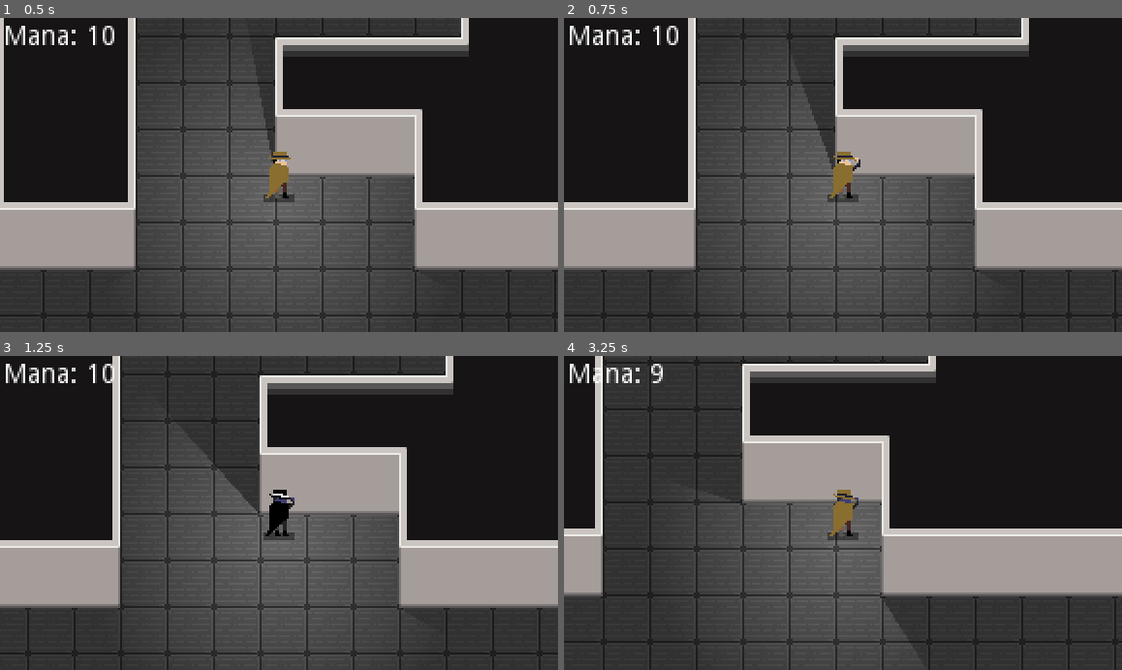
Above: before the commit, frames 1-4 (two rows, left to right).
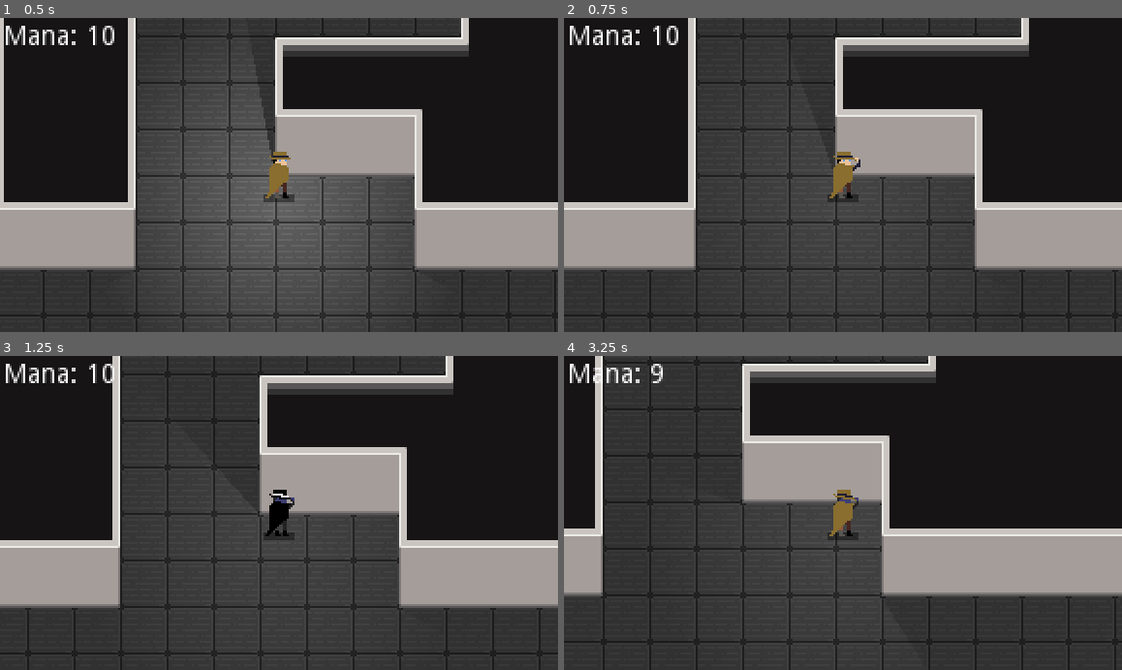
Above: after the commit, the same moments.

Repository: Cabidge/SGD1
Game: Godot game, scene res://assets/Main.tscn
Same seed, same stepped clock (60 frames per second), same inputs: the game is played once before the commit and once after it. The engine's default icon, where the game draws it, is replaced by a stand-in: a white triangle on a blue panel in a dark square.
Inputs (mouse positions are in pixels of both pictures, inside the frame that each line leads up to):
- Up to frame 1 (0.5 s): no input
- Up to frame 2 (0.75 s): tap Enter at 0.5 s; move the mouse to (965, 159) at 0.52 s; hold D (move_right) from 0.53 s (still down); hold Right mouse button (stealth) from 0.53 s (still down)
- Up to frame 3 (1.25 s): keep holding D (move_right); keep holding Right mouse button (stealth)
- Up to frame 4 (3.25 s): move the mouse to (731, 528) at 1.27 s; release D (move_right) at 1.28 s; release Right mouse button (stealth) at 1.28 s; hold S (move_down) 1.28-2.03 s; click (731, 528) at 1.35 s; right-click (731, 528) at 1.55 s; move the mouse to (898, 443) at 2.02 s; hold D (move_right) 2.03-2.78 s; hold Right mouse button (stealth) 2.03-2.78 s; move the mouse to (815, 575) at 2.77 s; hold W (move_up) from 2.78 s (still down); right-click (815, 575) at 2.85 s

Frame 1 is identical in both runs. In frame 2, 2.6% of the frame differs, in the area x 39-61%, y 40-76%; in frame 3, 3.4%, in the area x 38-62%, y 42-79%; in frame 4, 3.3%.

Commit message:
Changed UI root.

Diff:
--- a/assets/Main.tscn
+++ b/assets/Main.tscn
@@ -21,103 +21,103 @@
 0/shapes = [  ]
 0/z_index = 0
 
-[sub_resource type="OccluderPolygon2D" id=34]
-polygon = PoolVector2Array( 0, 24, 24, 24, 24, 48, 0, 48 )
-
-[sub_resource type="OccluderPolygon2D" id=35]
-polygon = PoolVector2Array( 0, 24, 24, 24, 24, 48, 0, 48 )
-
-[sub_resource type="OccluderPolygon2D" id=36]
-polygon = PoolVector2Array( 0, 24, 24, 24, 24, 48, 0, 48 )
-
-[sub_resource type="OccluderPolygon2D" id=37]
-polygon = PoolVector2Array( 0, 24, 24, 24, 24, 48, 0, 48 )
-
-[sub_resource type="OccluderPolygon2D" id=38]
-polygon = PoolVector2Array( 3.8147e-06, 24, 24, 24, 24, 48, 3.8147e-06, 48 )
-
-[sub_resource type="OccluderPolygon2D" id=39]
-polygon = PoolVector2Array( 3.8147e-06, 24, 24, 24, 24, 48, 3.8147e-06, 48 )
-
-[sub_resource type="OccluderPolygon2D" id=40]
-polygon = PoolVector2Array( 3.8147e-06, 24, 24, 24, 24, 48, 3.8147e-06, 48 )
-
-[sub_resource type="OccluderPolygon2D" id=41]
-polygon = PoolVector2Array( 3.8147e-06, 24, 24, 24, 24, 48, 3.8147e-06, 48 )
-
-[sub_resource type="OccluderPolygon2D" id=42]
-polygon = PoolVector2Array( 7.62939e-06, 24, 24, 24, 24, 48, 7.62939e-06, 48 )
-
-[sub_resource type="OccluderPolygon2D" id=43]
-polygon = PoolVector2Array( 7.62939e-06, 24, 24, 24, 24, 48, 7.62939e-06, 48 )
-
-[sub_resource type="OccluderPolygon2D" id=44]
-polygon = PoolVector2Array( 7.62939e-06, 24, 24, 24, 24, 48, 7.62939e-06, 48 )
-
-[sub_resource type="OccluderPolygon2D" id=45]
-polygon = PoolVector2Array( 7.62939e-06, 24, 24, 24, 24, 48, 7.62939e-06, 48 )
-
-[sub_resource type="OccluderPolygon2D" id=46]
-polygon = PoolVector2Array( 1.52588e-05, 24, 24, 24, 24, 48, 1.52588e-05, 48 )
-
-[sub_resource type="OccluderPolygon2D" id=47]
-polygon = PoolVector2Array( 1.52588e-05, 24, 24, 24, 24, 48, 1.52588e-05, 48 )
-
-[sub_resource type="OccluderPolygon2D" id=48]
-polygon = PoolVector2Array( 1.52588e-05, 24, 24, 24, 24, 48, 1.52588e-05, 48 )
-
-[sub_resource type="OccluderPolygon2D" id=49]
-polygon = PoolVector2Array( 1.52588e-05, 24, 24, 24, 24, 48, 1.52588e-05, 48 )
-
-[sub_resource type="ConvexPolygonShape2D" id=17]
-points = PoolVector2Array( 0, 24, 24, 24, 24, 48, 0, 48 )
+[sub_resource type="OccluderPolygon2D" id=2]
+polygon = PoolVector2Array( 0, 24, 24, 24, 24, 48, 0, 48 )
+
+[sub_resource type="OccluderPolygon2D" id=3]
+polygon = PoolVector2Array( 0, 24, 24, 24, 24, 48, 0, 48 )
+
+[sub_resource type="OccluderPolygon2D" id=4]
+polygon = PoolVector2Array( 0, 24, 24, 24, 24, 48, 0, 48 )
+
+[sub_resource type="OccluderPolygon2D" id=5]
+polygon = PoolVector2Array( 0, 24, 24, 24, 24, 48, 0, 48 )
+
+[sub_resource type="OccluderPolygon2D" id=6]
+polygon = PoolVector2Array( 3.8147e-06, 24, 24, 24, 24, 48, 3.8147e-06, 48 )
+
+[sub_resource type="OccluderPolygon2D" id=7]
+polygon = PoolVector2Array( 3.8147e-06, 24, 24, 24, 24, 48, 3.8147e-06, 48 )
+
+[sub_resource type="OccluderPolygon2D" id=8]
+polygon = PoolVector2Array( 3.8147e-06, 24, 24, 24, 24, 48, 3.8147e-06, 48 )
+
+[sub_resource type="OccluderPolygon2D" id=9]
+polygon = PoolVector2Array( 3.8147e-06, 24, 24, 24, 24, 48, 3.8147e-06, 48 )
+
+[sub_resource type="OccluderPolygon2D" id=10]
+polygon = PoolVector2Array( 7.62939e-06, 24, 24, 24, 24, 48, 7.62939e-06, 48 )
+
+[sub_resource type="OccluderPolygon2D" id=11]
+polygon = PoolVector2Array( 7.62939e-06, 24, 24, 24, 24, 48, 7.62939e-06, 48 )
+
+[sub_resource type="OccluderPolygon2D" id=12]
+polygon = PoolVector2Array( 7.62939e-06, 24, 24, 24, 24, 48, 7.62939e-06, 48 )
+
+[sub_resource type="OccluderPolygon2D" id=13]
+polygon = PoolVector2Array( 7.62939e-06, 24, 24, 24, 24, 48, 7.62939e-06, 48 )
+
+[sub_resource type="OccluderPolygon2D" id=14]
+polygon = PoolVector2Array( 1.52588e-05, 24, 24, 24, 24, 48, 1.52588e-05, 48 )
+
+[sub_resource type="OccluderPolygon2D" id=15]
+polygon = PoolVector2Array( 1.52588e-05, 24, 24, 24, 24, 48, 1.52588e-05, 48 )
+
+[sub_resource type="OccluderPolygon2D" id=16]
+polygon = PoolVector2Array( 1.52588e-05, 24, 24, 24, 24, 48, 1.52588e-05, 48 )
+
+[sub_resource type="OccluderPolygon2D" id=17]
+polygon = PoolVector2Array( 1.52588e-05, 24, 24, 24, 24, 48, 1.52588e-05, 48 )
 
 [sub_resource type="ConvexPolygonShape2D" id=18]
-points = PoolVector2Array( 3.8147e-06, 24, 24, 24, 24, 48, 3.8147e-06, 48 )
+points = PoolVector2Array( 0, 24, 24, 24, 24, 48, 0, 48 )
 
 [sub_resource type="ConvexPolygonShape2D" id=19]
-points = PoolVector2Array( 7.62939e-06, 24, 24, 24, 24, 48, 7.62939e-06, 48 )
+points = PoolVector2Array( 3.8147e-06, 24, 24, 24, 24, 48, 3.8147e-06, 48 )
 
 [sub_resource type="ConvexPolygonShape2D" id=20]
-points = PoolVector2Array( 1.52588e-05, 24, 24, 24, 24, 48, 1.52588e-05, 48 )
+points = PoolVector2Array( 7.62939e-06, 24, 24, 24, 24, 48, 7.62939e-06, 48 )
 
 [sub_resource type="ConvexPolygonShape2D" id=21]
 points = PoolVector2Array( 1.52588e-05, 24, 24, 24, 24, 48, 1.52588e-05, 48 )
 
 [sub_resource type="ConvexPolygonShape2D" id=22]
-points = PoolVector2Array( 7.62939e-06, 24, 24, 24, 24, 48, 7.62939e-06, 48 )
+points = PoolVector2Array( 1.52588e-05, 24, 24, 24, 24, 48, 1.52588e-05, 48 )
 
 [sub_resource type="ConvexPolygonShape2D" id=23]
-points = PoolVector2Array( 3.8147e-06, 24, 24, 24, 24, 48, 3.8147e-06, 48 )
+points = PoolVector2Array( 7.62939e-06, 24, 24, 24, 24, 48, 7.62939e-06, 48 )
 
 [sub_resource type="ConvexPolygonShape2D" id=24]
-points = PoolVector2Array( 0, 24, 24, 24, 24, 48, 0, 48 )
+points = PoolVector2Array( 3.8147e-06, 24, 24, 24, 24, 48, 3.8147e-06, 48 )
 
 [sub_resource type="ConvexPolygonShape2D" id=25]
 points = PoolVector2Array( 0, 24, 24, 24, 24, 48, 0, 48 )
 
 [sub_resource type="ConvexPolygonShape2D" id=26]
-points = PoolVector2Array( 3.8147e-06, 24, 24, 24, 24, 48, 3.8147e-06, 48 )
+points = PoolVector2Array( 0, 24, 24, 24, 24, 48, 0, 48 )
 
 [sub_resource type="ConvexPolygonShape2D" id=27]
-points = PoolVector2Array( 7.62939e-06, 24, 24, 24, 24, 48, 7.62939e-06, 48 )
+points = PoolVector2Array( 3.8147e-06, 24, 24, 24, 24, 48, 3.8147e-06, 48 )
 
 [sub_resource type="ConvexPolygonShape2D" id=28]
-points = PoolVector2Array( 1.52588e-05, 24, 24, 24, 24, 48, 1.52588e-05, 48 )
+points = PoolVector2Array( 7.62939e-06, 24, 24, 24, 24, 48, 7.62939e-06, 48 )
 
 [sub_resource type="ConvexPolygonShape2D" id=29]
 points = PoolVector2Array( 1.52588e-05, 24, 24, 24, 24, 48, 1.52588e-05, 48 )
 
 [sub_resource type="ConvexPolygonShape2D" id=30]
-points = PoolVector2Array( 7.62939e-06, 24, 24, 24, 24, 48, 7.62939e-06, 48 )
+points = PoolVector2Array( 1.52588e-05, 24, 24, 24, 24, 48, 1.52588e-05, 48 )
 
 [sub_resource type="ConvexPolygonShape2D" id=31]
-points = PoolVector2Array( 3.8147e-06, 24, 24, 24, 24, 48, 3.8147e-06, 48 )
+points = PoolVector2Array( 7.62939e-06, 24, 24, 24, 24, 48, 7.62939e-06, 48 )
 
 [sub_resource type="ConvexPolygonShape2D" id=32]
-points = PoolVector2Array( 0, 24, 24, 24, 24, 48, 0, 48 )
-
-[sub_resource type="TileSet" id=16]
+points = PoolVector2Array( 3.8147e-06, 24, 24, 24, 24, 48, 3.8147e-06, 48 )
+
+[sub_resource type="ConvexPolygonShape2D" id=33]
+points = PoolVector2Array( 0, 24, 24, 24, 24, 48, 0, 48 )
+
+[sub_resource type="TileSet" id=34]
 0/name = "Walls.png 0"
 0/texture = ExtResource( 2 )
 0/tex_offset = Vector2( 0, -24 )
@@ -262,17 +262,17 @@
 [node name="Player" parent="YSort" instance=ExtResource( 1 )]
 position = Vector2( 506, 275 )
 
-[node name="UI" type="CanvasLayer" parent="."]
-script = ExtResource( 3 )
-
-[node name="Control" type="Control" parent="UI"]
+[node name="CanvasLayer" type="CanvasLayer" parent="."]
+
+[node name="UI" type="Control" parent="CanvasLayer"]
 margin_right = 40.0
 margin_bottom = 40.0
+script = ExtResource( 3 )
 __meta__ = {
 "_edit_use_anchors_": false
 }
 
-[node name="Mana" type="Label" parent="UI/Control"]
+[node name="Mana" type="Label" parent="CanvasLayer/UI"]
 margin_left = 1.83541
 margin_top = 3.00339
 margin_right = 41.8354
--- a/assets/player/Player.gd
+++ b/assets/player/Player.gd
@@ -2,6 +2,8 @@
 
 const MAX_SPEED = Global.TILE * 5 # tiles per second
 const SLOW_SPEED = MAX_SPEED * 0.1
+
+const STEALTH_BRIGHTNESS = 0.6
 
 var velocity : Vector2 = Vector2.ZERO
 
@@ -10,8 +12,13 @@
 var flipped = false setget set_flipped
 var animation : String setget set_animation
 
+var light_brightness = 1.0
+
 onready var sprite = $Sprite
 onready var pivot = $Pivot
+
+func _physics_process(delta):
+	$Light2D.energy = lerp($Light2D.energy, light_brightness, 0.2)
 
 func lerp_vel(dir : Vector2, speed = MAX_SPEED):
 	velocity = velocity.linear_interpolate(dir * speed, 0.3)
@@ -44,6 +51,11 @@
 	stealth = !stealth
 	sprite.play("transition",!stealth)
 
+	if stealth:
+		light_brightness = STEALTH_BRIGHTNESS
+	else:
+		light_brightness = 1.0
+
 func parry():
 	set_flipped(get_global_mouse_position().x < position.x)
 	set_animation("parry")
--- a/assets/player/Player.tscn
+++ b/assets/player/Player.tscn
@@ -111,68 +111,68 @@
 region = Rect2( 24, 48, 24, 24 )
 
 [sub_resource type="AtlasTexture" id=25]
+atlas = ExtResource( 6 )
+region = Rect2( 0, 0, 24, 24 )
+
+[sub_resource type="AtlasTexture" id=26]
+atlas = ExtResource( 6 )
+region = Rect2( 24, 0, 24, 24 )
+
+[sub_resource type="AtlasTexture" id=27]
+atlas = ExtResource( 6 )
+region = Rect2( 48, 0, 24, 24 )
+
+[sub_resource type="AtlasTexture" id=28]
+atlas = ExtResource( 6 )
+region = Rect2( 0, 24, 24, 24 )
+
+[sub_resource type="AtlasTexture" id=29]
+atlas = ExtResource( 6 )
+region = Rect2( 24, 24, 24, 24 )
+
+[sub_resource type="AtlasTexture" id=30]
+atlas = ExtResource( 7 )
+region = Rect2( 0, 0, 24, 24 )
+
+[sub_resource type="AtlasTexture" id=31]
+atlas = ExtResource( 7 )
+region = Rect2( 24, 0, 24, 24 )
+
+[sub_resource type="AtlasTexture" id=32]
+atlas = ExtResource( 7 )
+region = Rect2( 48, 0, 24, 24 )
+
+[sub_resource type="AtlasTexture" id=33]
+atlas = ExtResource( 7 )
+region = Rect2( 72, 0, 24, 24 )
+
+[sub_resource type="AtlasTexture" id=34]
+atlas = ExtResource( 7 )
+region = Rect2( 0, 24, 24, 24 )
+
+[sub_resource type="AtlasTexture" id=35]
+atlas = ExtResource( 7 )
+region = Rect2( 24, 24, 24, 24 )
+
+[sub_resource type="AtlasTexture" id=36]
+atlas = ExtResource( 7 )
+region = Rect2( 48, 24, 24, 24 )
+
+[sub_resource type="AtlasTexture" id=37]
+atlas = ExtResource( 7 )
+region = Rect2( 72, 24, 24, 24 )
+
+[sub_resource type="AtlasTexture" id=38]
+atlas = ExtResource( 7 )
+region = Rect2( 0, 48, 24, 24 )
+
+[sub_resource type="AtlasTexture" id=39]
+atlas = ExtResource( 7 )
+region = Rect2( 24, 48, 24, 24 )
+
+[sub_resource type="AtlasTexture" id=40]
 atlas = ExtResource( 10 )
 region = Rect2( 0, 0, 24, 24 )
-
-[sub_resource type="AtlasTexture" id=26]
-atlas = ExtResource( 7 )
-region = Rect2( 0, 0, 24, 24 )
-
-[sub_resource type="AtlasTexture" id=27]
-atlas = ExtResource( 7 )
-region = Rect2( 24, 0, 24, 24 )
-
-[sub_resource type="AtlasTexture" id=28]
-atlas = ExtResource( 7 )
-region = Rect2( 48, 0, 24, 24 )
-
-[sub_resource type="AtlasTexture" id=29]
-atlas = ExtResource( 7 )
-region = Rect2( 72, 0, 24, 24 )
-
-[sub_resource type="AtlasTexture" id=30]
-atlas = ExtResource( 7 )
-region = Rect2( 0, 24, 24, 24 )
-
-[sub_resource type="AtlasTexture" id=31]
-atlas = ExtResource( 7 )
-region = Rect2( 24, 24, 24, 24 )
-
-[sub_resource type="AtlasTexture" id=32]
-atlas = ExtResource( 7 )
-region = Rect2( 48, 24, 24, 24 )
-
-[sub_resource type="AtlasTexture" id=33]
-atlas = ExtResource( 7 )
-region = Rect2( 72, 24, 24, 24 )
-
-[sub_resource type="AtlasTexture" id=34]
-atlas = ExtResource( 7 )
-region = Rect2( 0, 48, 24, 24 )
-
-[sub_resource type="AtlasTexture" id=35]
-atlas = ExtResource( 7 )
-region = Rect2( 24, 48, 24, 24 )
-
-[sub_resource type="AtlasTexture" id=36]
-atlas = ExtResource( 6 )
-region = Rect2( 0, 0, 24, 24 )
-
-[sub_resource type="AtlasTexture" id=37]
-atlas = ExtResource( 6 )
-region = Rect2( 24, 0, 24, 24 )
-
-[sub_resource type="AtlasTexture" id=38]
-atlas = ExtResource( 6 )
-region = Rect2( 48, 0, 24, 24 )
-
-[sub_resource type="AtlasTexture" id=39]
-atlas = ExtResource( 6 )
-region = Rect2( 0, 24, 24, 24 )
-
-[sub_resource type="AtlasTexture" id=40]
-atlas = ExtResource( 6 )
-region = Rect2( 24, 24, 24, 24 )
 
 [sub_resource type="SpriteFrames" id=41]
 animations = [ {
@@ -196,19 +196,19 @@
 "name": "walk",
 "speed": 15.0
 }, {
-"frames": [ SubResource( 25 ) ],
-"loop": false,
-"name": "default_stealth",
+"frames": [ SubResource( 25 ), SubResource( 26 ), SubResource( 27 ), SubResource( 28 ), SubResource( 29 ) ],
+"loop": true,
+"name": "stab",
 "speed": 5.0
 }, {
-"frames": [ SubResource( 26 ), SubResource( 27 ), SubResource( 28 ), SubResource( 29 ), SubResource( 30 ), SubResource( 31 ), SubResource( 32 ), SubResource( 33 ), SubResource( 34 ), SubResource( 35 ) ],
+"frames": [ SubResource( 30 ), SubResource( 31 ), SubResource( 32 ), SubResource( 33 ), SubResource( 34 ), SubResource( 35 ), SubResource( 36 ), SubResource( 37 ), SubResource( 38 ), SubResource( 39 ) ],
 "loop": true,
 "name": "walk_stealth",
 "speed": 15.0
 }, {
-"frames": [ SubResource( 36 ), SubResource( 37 ), SubResource( 38 ), SubResource( 39 ), SubResource( 40 ) ],
-"loop": true,
-"name": "stab",
+"frames": [ SubResource( 40 ) ],
+"loop": false,
+"name": "default_stealth",
 "speed": 5.0
 } ]
 
@@ -239,6 +239,7 @@
 editor_draw_screen = false
 
 [node name="CollisionShape2D" type="CollisionShape2D" parent="."]
+visible = false
 shape = SubResource( 1 )
 
 [node name="Sprite" type="AnimatedSprite" parent="."]
--- a/assets/ui/UI.gd
+++ b/assets/ui/UI.gd
@@ -1,6 +1,6 @@
-extends CanvasLayer
+extends Control
 
-onready var mana = $Control/Mana
+onready var mana = $Mana
 
 func _ready():
 	var err = Player.connect("updated_mana",self,"_on_Player_updated_mana")
Not shown: 5 places in assets/Main.tscn that only renumber resources
